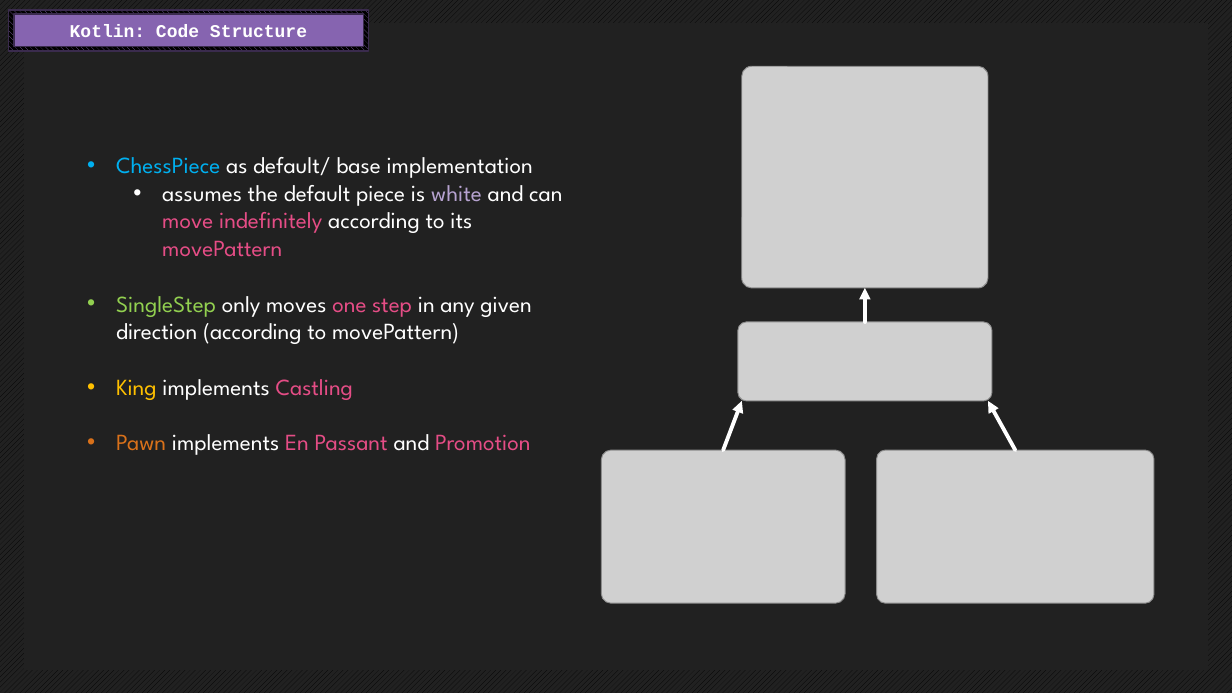
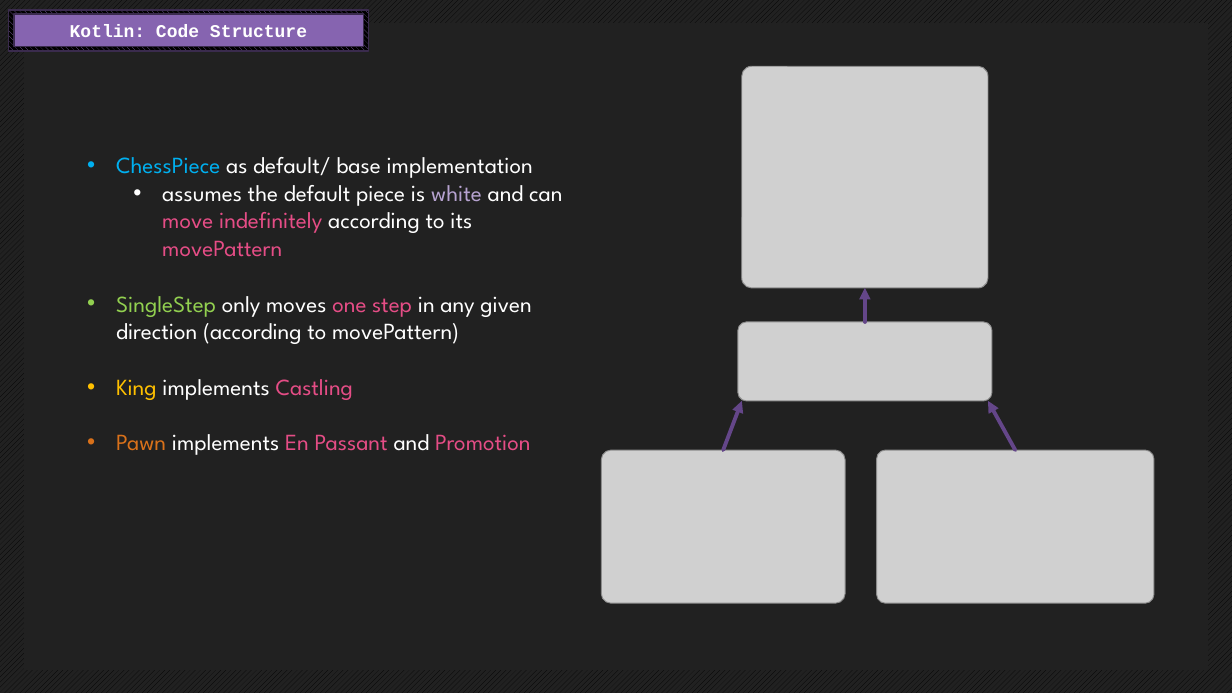
Before and after one commit to endorivium/informational-mastery, a slide deck: slide 19 of KP/1_AbschlussPräsentation/KP_AbschlussPräsentation_Kotlin.pptx (slide 22 before the commit). Drawn at 1232x693 pixels with LibreOffice and Linux fonts; fonts in the diff are those of the drawing; grey boxes stand for pictures. Boxes give left, top, right and bottom in pixels: in the first picture for what was removed or moved away, otherwise in the second. Text is boxed around its words. In the diff, an @@ line names an element or a change of style, - is before the commit and + after.

```diff
--- a/KP/1_AbschlussPräsentation/KP_AbschlussPräsentation_Kotlin.pptx
+++ b/KP/1_AbschlussPräsentation/KP_AbschlussPräsentation_Kotlin.pptx
@@ arrow (865, 322) - (865, 288): stroke #FFFFFF 3 pt to #644689 3 pt @@
@@ arrow (724, 450) - (742, 401): stroke #FFFFFF 3 pt to #644689 3 pt @@
@@ arrow (1016, 450) - (988, 401): stroke #FFFFFF 3 pt to #644689 3 pt @@
```
Also in this commit, not shown: 5 other slides changed, 2 slides added, 3 slides removed.
